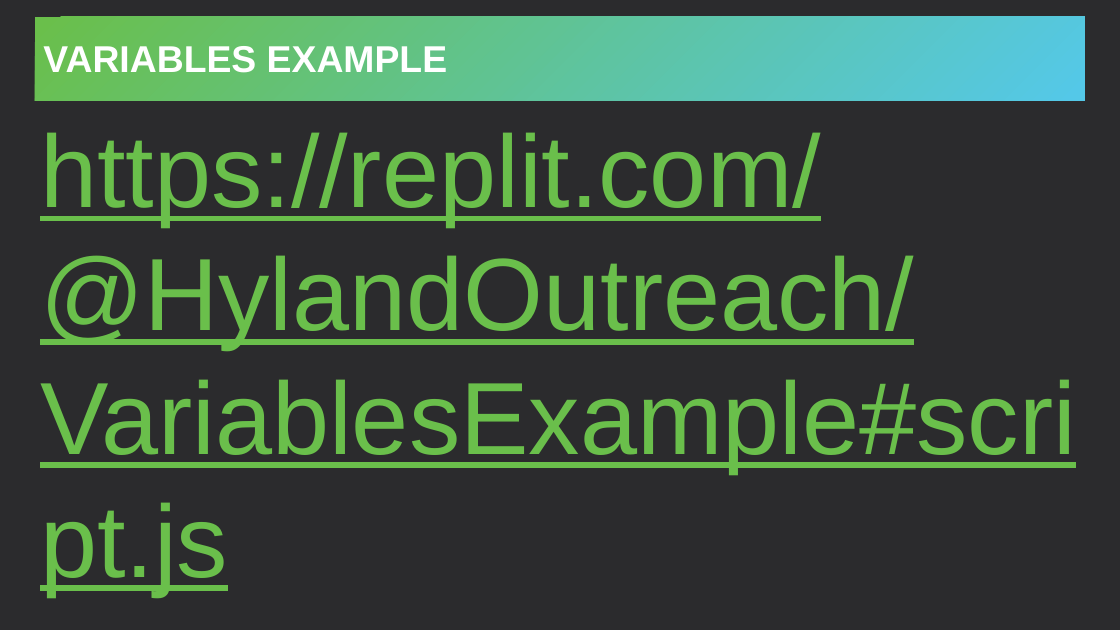
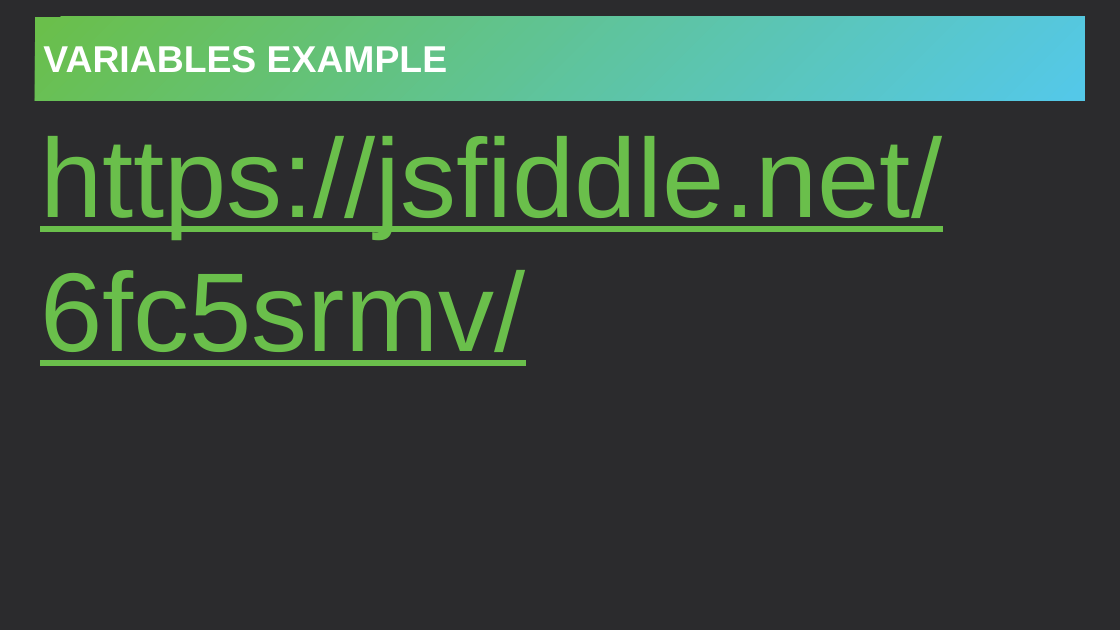
Before and after one commit to hytechclub/web-102, a slide deck: slide 6 of IntroToJS/JavaScriptVariables.pptx (slide 5 before the commit). Drawn at 1120x630 pixels with LibreOffice and Linux fonts; fonts in the diff are those of the drawing. Boxes give left, top, right and bottom in pixels: in the first picture for what was removed or moved away, otherwise in the second. Text is boxed around its words. In the diff, an @@ line names an element or a change of style, - is before the commit and + after.

```diff
--- a/IntroToJS/JavaScriptVariables.pptx
+++ b/IntroToJS/JavaScriptVariables.pptx
@@ text at <box>40,136,942,366</box>: text changed; size 88 to 96 pt @@
-https://replit.com/@HylandOutreach/VariablesExample#script.js
+https://jsfiddle.net/6fc5srmv/
```
Also in this commit, not shown: 2 other slides changed, 8 other files.
